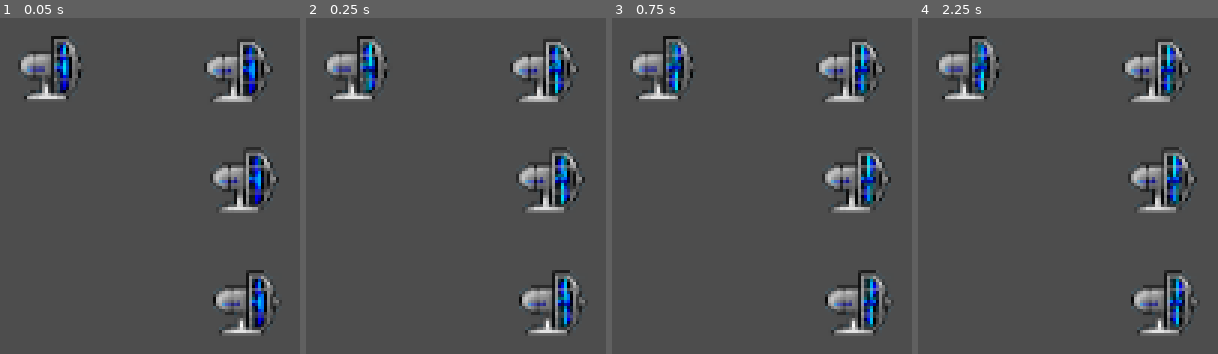
Above: before the commit, frames 1-4 (left to right).
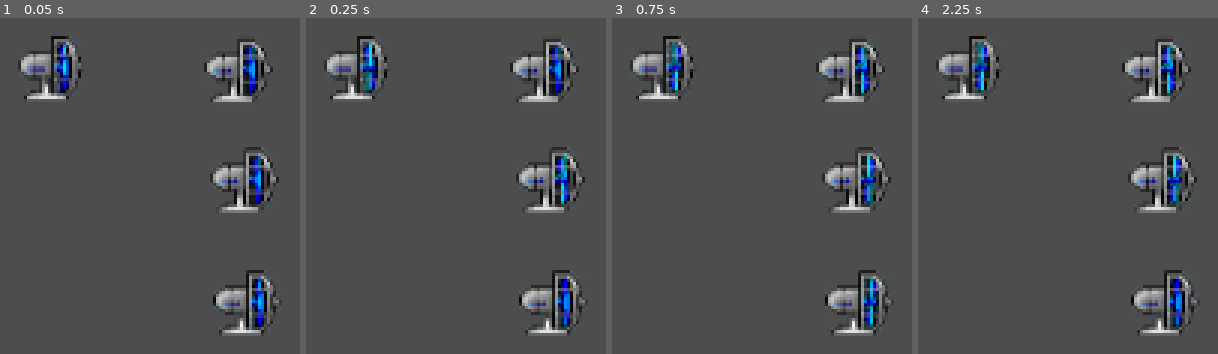
Above: after the commit, the same moments.

Repository: lechaosx/jam-at-fit-vol-2
Game: Godot game, scene res://xhonza/xhonza.tscn
Two runs of this game, one before a commit and one after it. Both use one fixed random seed, a clock stepped at 60 frames per second and the inputs below. This scene is started directly instead of the project's main scene.
Inputs:
- Up to frame 1 (0.05 s): no input
- Up to frame 2 (0.25 s): no input
- Up to frame 3 (0.75 s): tap Enter at 0.5 s
- Up to frame 4 (2.25 s): tap Space at 1.25 s; tap Enter at 2 s

Frame 1 is identical in both runs. In frame 2, 0.8% of the frame differs, in the area x 81-89%, y 8-92%; in frame 3, 0.6%; in frame 4, 1.1%.

Commit message:
fix electric_fan (after rename)

Diff:
--- a/godot/electric_fan/electric_fan.gd
+++ b/godot/electric_fan/electric_fan.gd
@@ -27,7 +27,7 @@
 	is_on = false
 	sprites.stop()
 
-func set_speed(speed: float) -> void:
+func set_speed(speed: FanSpeed) -> void:
 	match speed:
 		FanSpeed.Slow:
 			sprites.speed_scale = 0.5
@@ -35,3 +35,8 @@
 			sprites.speed_scale = 1.0
 		FanSpeed.Fast:
 			sprites.speed_scale = 2.0
+
+	print_debug("electric/fan: speed = %s, value = %f" % [
+		FanSpeed.keys()[speed],
+		sprites.speed_scale
+	])
--- a/godot/electric_fan/electric_fan.tscn
+++ b/godot/electric_fan/electric_fan.tscn
@@ -29,6 +29,7 @@
 [node name="Node2D" type="Node2D"]
 script = ExtResource("1_jcpqo")
 is_on = true
+speed = null
 
 [node name="AnimatedSprite2D" type="AnimatedSprite2D" parent="."]
 sprite_frames = SubResource("SpriteFrames_4occ1")
